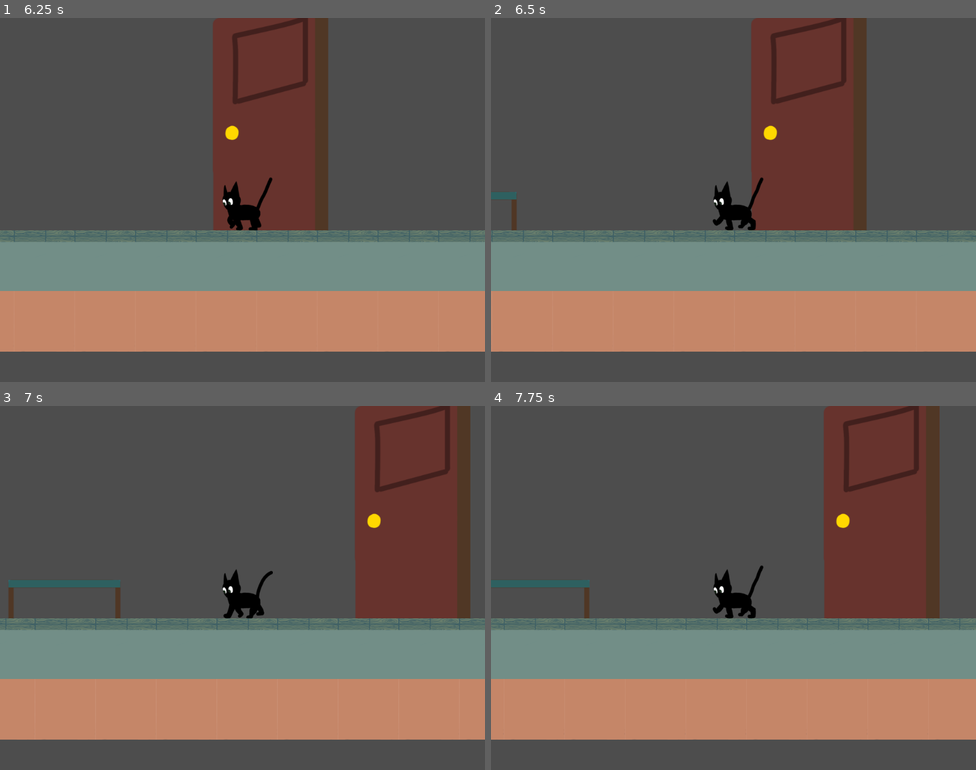
Above: before the commit, frames 1-4 (two rows, left to right).
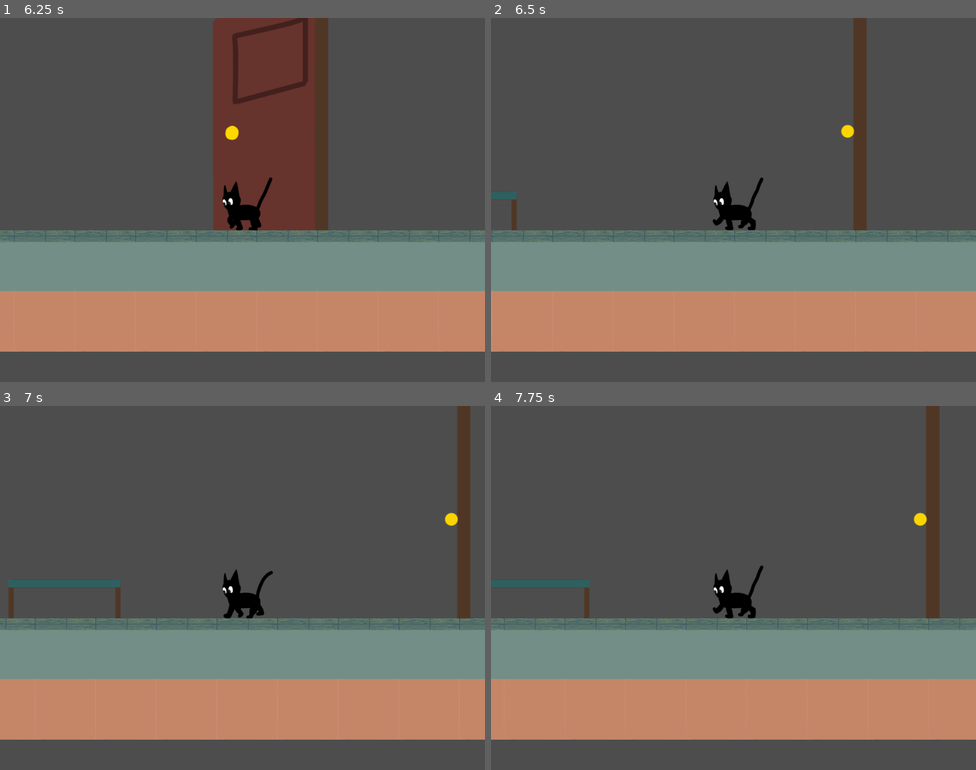
Above: after the commit, the same moments.

Repository: robchrischmidt/team-scarecrow-fear-me-gamejam
Game: Godot game, scene res://Scenes/L1.tscn
The game is run twice, just before and just after one commit, with the same random seed, the same clock (stepped at 60 frames per second) and the same inputs. Sound files missing from this copy of the repository are replaced by a short silence.
Inputs (mouse positions are in pixels of both pictures, inside the frame that each line leads up to):
- Up to frame 1 (6.25 s): move the mouse to (349, 181) at 0.52 s; hold D (MoveRight) 0.53-2.03 s; tap J (Dash) every 1.5 s from 0.6 to 5.1 s; click (349, 181) at 0.77 s; move the mouse to (145, 218) at 1.27 s; tap Q (Meow) every 1.5 s from 1.35 to 5.85 s; click (145, 218) at 1.52 s; move the mouse to (291, 119) at 2.02 s; hold A (MoveLeft) 2.03-2.78 s; move the mouse to (218, 272) at 2.77 s; hold D (MoveRight) 2.78-4.28 s; click (218, 272) at 3.02 s; move the mouse to (388, 254) at 3.52 s; click (388, 254) at 3.77 s; move the mouse to (97, 145) at 4.27 s; hold A (MoveLeft) 4.28-5.03 s; click (97, 145) at 4.52 s; move the mouse to (266, 200) at 5.02 s; hold D (MoveRight) 5.03-5.78 s; move the mouse to (169, 109) at 5.77 s; hold A (MoveLeft) from 5.78 s (still down); click (169, 109) at 6.02 s
- Up to frame 2 (6.5 s): keep holding A (MoveLeft)
- Up to frame 3 (7 s): keep holding A (MoveLeft); move the mouse to (349, 569) at 6.52 s; tap J (Dash) at 6.6 s; click (349, 569) at 6.77 s
- Up to frame 4 (7.75 s): move the mouse to (636, 606) at 7.27 s; release A (MoveLeft) at 7.28 s; hold D (MoveRight) from 7.28 s (still down); tap Q (Meow) at 7.35 s; click (636, 606) at 7.52 s

Frame 1 is identical in both runs. In frame 2, 12% of the frame differs, in the area x 53-75%, y 0-59%; in frame 3, 12%, in the area x 73-95%, y 0-59%; in frame 4, 12%.

Commit message:
Made door interactable from both sides

Diff:
--- a/Objects/Door/Door.tscn
+++ b/Objects/Door/Door.tscn
@@ -18,9 +18,13 @@
 position = Vector2(-0.5, 0)
 shape = SubResource("RectangleShape2D_7ihvk")
 
+[node name="closedDoorArea" type="CollisionShape2D" parent="Area2D"]
+position = Vector2(228.5, 0)
+shape = SubResource("RectangleShape2D_7ihvk")
+
 [node name="AnimatedSprite2D" type="AnimatedSprite2D" parent="."]
 sprite_frames = ExtResource("1_ni8px")
-animation = &"closed"
+animation = &"opening"
 autoplay = "closed"
 
 [node name="DoorCollision" type="CollisionShape2D" parent="."]
--- a/Objects/Door/DoorAnim.tres
+++ b/Objects/Door/DoorAnim.tres
@@ -40,7 +40,7 @@
 "duration": 1.0,
 "texture": SubResource("AtlasTexture_ub17b")
 }],
-"loop": true,
+"loop": false,
 "name": &"closing",
 "speed": 5.0
 }, {
--- a/Objects/Door/DoorScript.gd
+++ b/Objects/Door/DoorScript.gd
@@ -6,7 +6,7 @@
 @onready var doorId = self.get_instance_id()
 
 func _ready() -> void:
-	$DoorCollision.set_deferred("disabled", false)
+	pass
 
 func _on_area_2d_body_entered(body: Node2D) -> void:
 	if(body.get_instance_id() == $"../Player".get_instance_id()):
